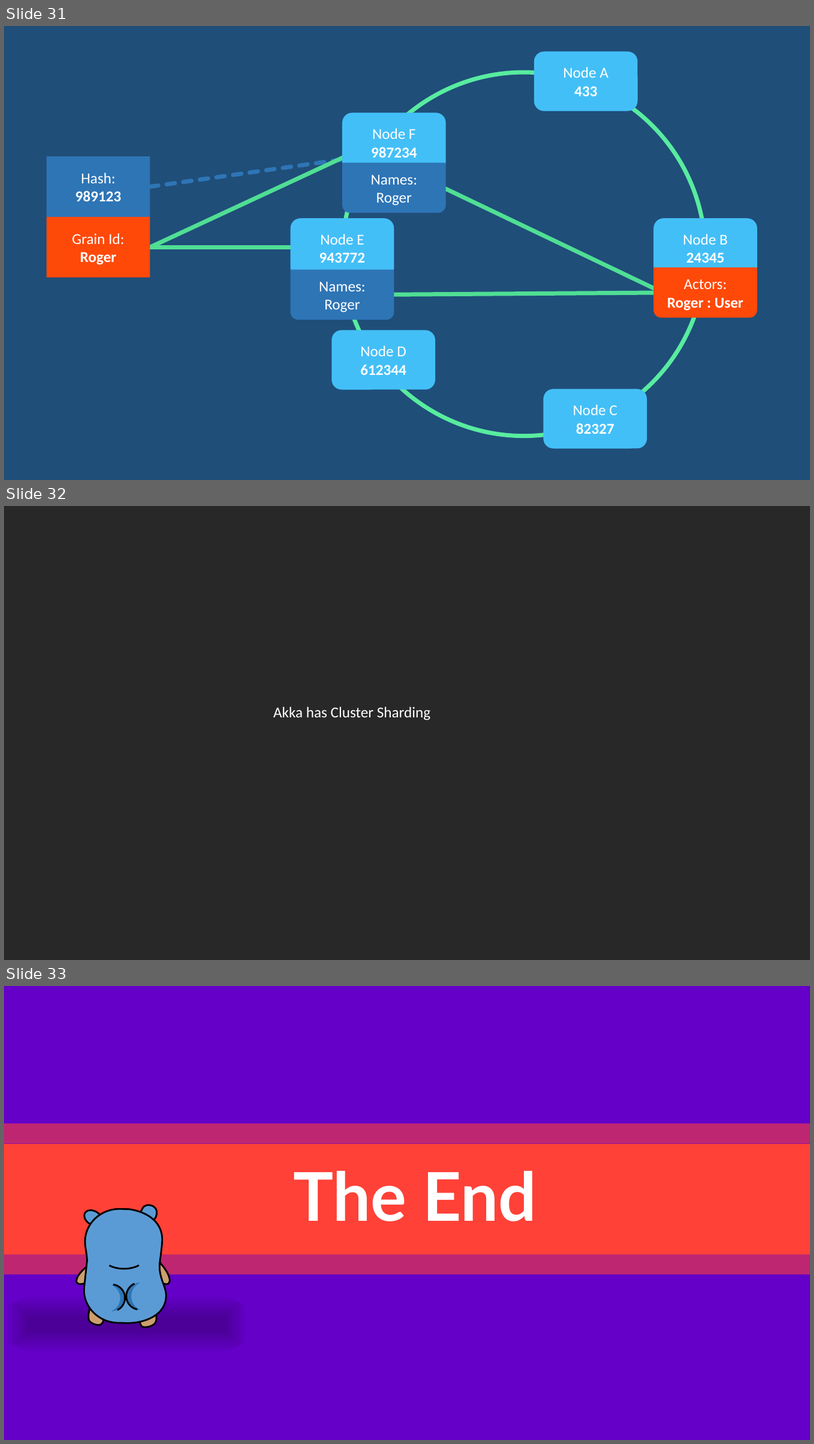
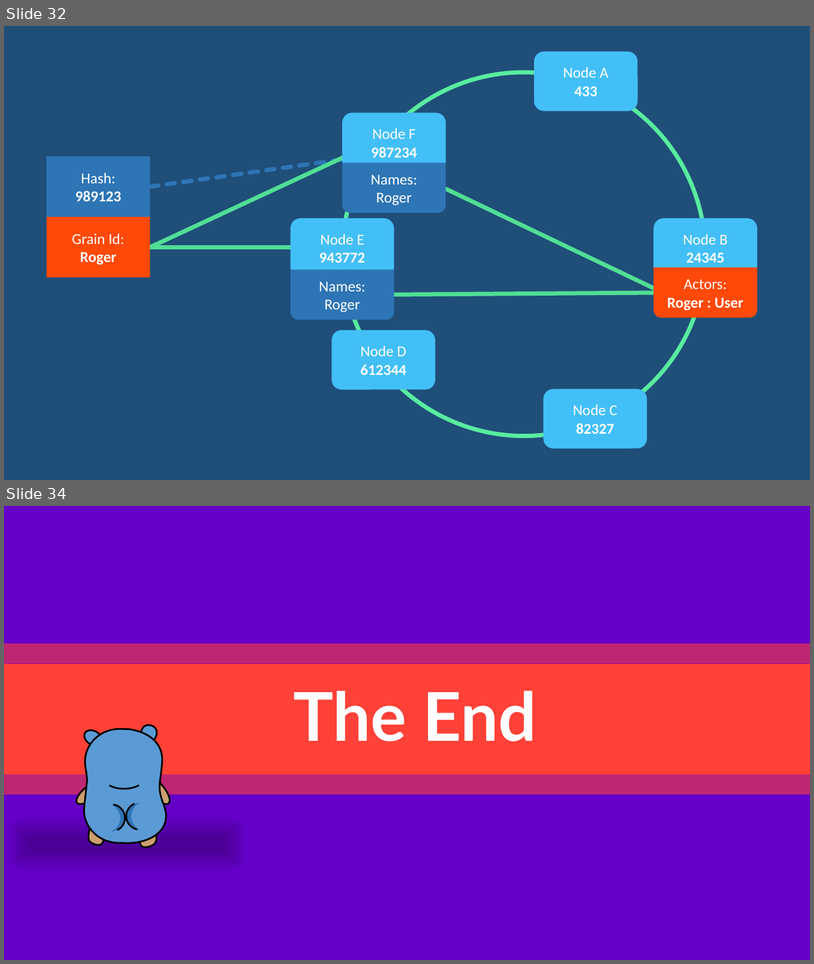
Before and after one commit to rogeralsing/Presentations, a slide deck: FailingGracefully/QConSP/protoactor.pptx. Shown one above the other, each under a label of ours: slides 31, 32 and 33 before the commit, slides 32 and 34 after it; the slides between them are not shown. The pictures are 814x1444 and 814x964 pixels, drawn with LibreOffice and Linux fonts; fonts in the diff are those of the drawing. Boxes give left, top, right and bottom in pixels: in the first picture for what was removed or moved away, otherwise in the second. Text is boxed around its words. In the diff, an @@ line names an element or a change of style, - is before the commit and + after.

```diff
--- a/FailingGracefully/QConSP/protoactor.pptx
+++ b/FailingGracefully/QConSP/protoactor.pptx
@@ slide 32 removed at [4,506,810,960], background #282828 @@
@@ text removed at [273,706,431,720] @@
-Akka has Cluster Sharding
@@ what was slide 31 is now slide 32 @@
@@ what was slide 33 is now slide 34 @@
```
Also in this commit, not shown: 1 slide changed, 2 slides added, 1 other file.
